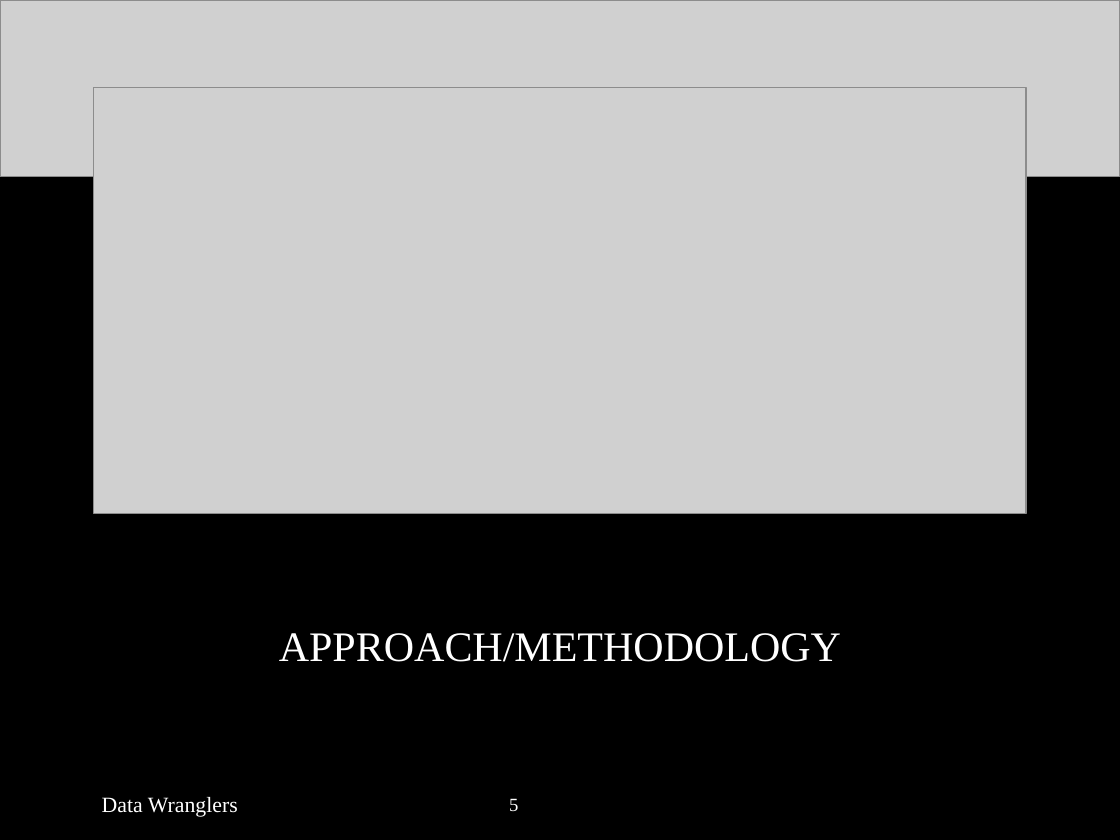
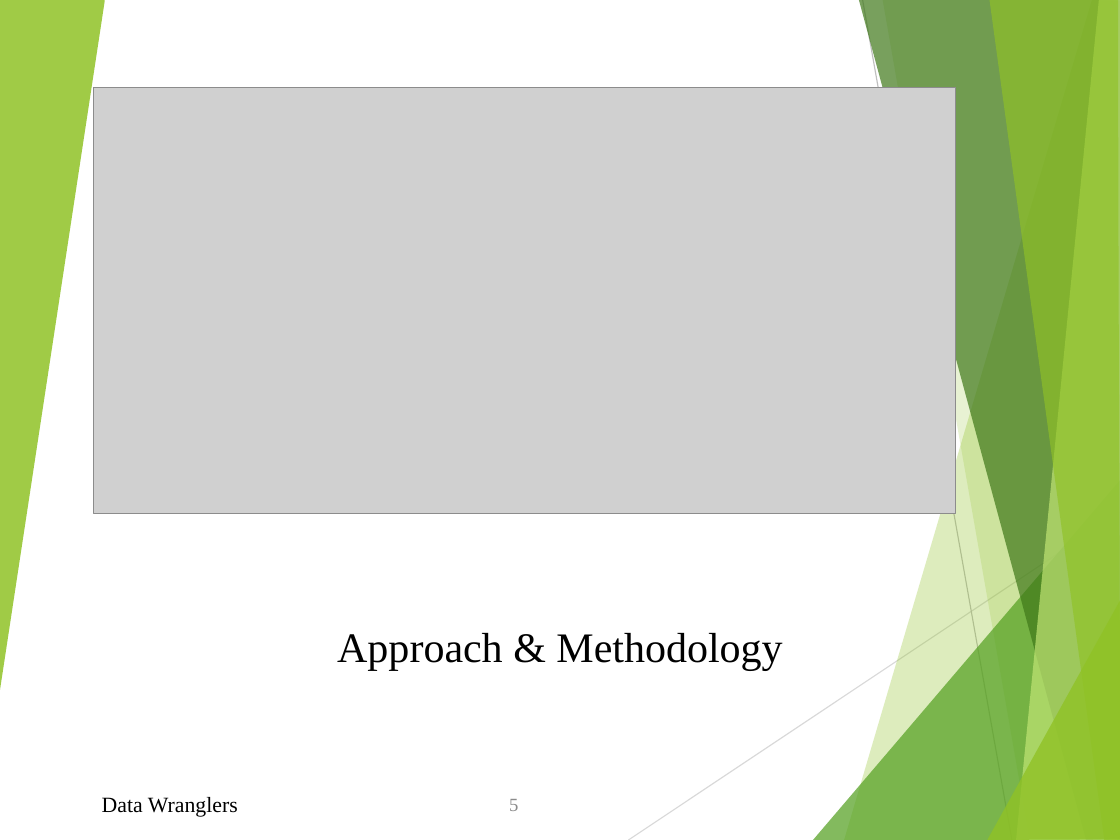
Before and after one commit to prasoons/ProjectDW, a slide deck: slide 6 of DATA-422-Data Wrangling Group Project.pptx (slide 5 before the commit). Drawn at 1120x840 pixels with LibreOffice and Linux fonts; fonts in the diff are those of the drawing; grey boxes stand for pictures; background and template pictures are left out. Boxes give left, top, right and bottom in pixels: in the first picture for what was removed or moved away, otherwise in the second. Text is boxed around its words. In the diff, an @@ line names an element or a change of style, - is before the commit and + after.

```diff
--- a/DATA-422-Data Wrangling Group Project.pptx
+++ b/DATA-422-Data Wrangling Group Project.pptx
@@ background #000000 to #FFFFFF @@
@@ picture removed at bbox=[0, 0, 1120, 177] @@
@@ group added at bbox=[0, 0, 1120, 840]: 8 freeform shapes, 2 lines @@
@@ picture: place and size @@
-picture at bbox=[94, 87, 1026, 513]
+picture at bbox=[94, 87, 955, 513]
@@ rounded rectangle removed at bbox=[94, 87, 1026, 513] @@
@@ picture added at bbox=[710, 176, 955, 455] @@
@@ title at bbox=[337, 633, 782, 671]: text changed; text colour #FFFFFF to #000000 @@
-APPROACH/METHODOLOGY
+Approach & Methodology
@@ text "Data Wranglers" at bbox=[102, 797, 238, 817]: text colour #FFFFFF to #000000 @@
@@ text "5" at bbox=[509, 799, 518, 811]: text colour #FFFFFF to #8C8C8C @@
```
Also in this commit, not shown: 6 other slides changed, 10 slides added, 2 slides removed.
